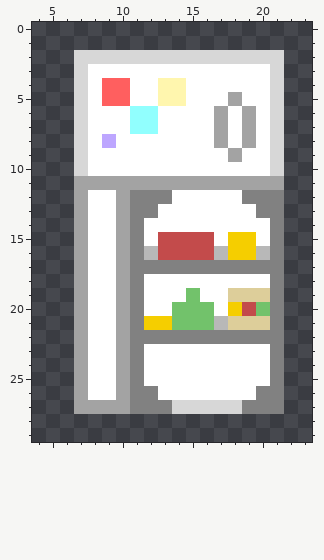
Pixel-art sprite -- Time to Kill/Assets/Sprites/Planet 1/fridge 1.png. Above is the file before it was changed.
The file is 30x30 pixels. Shown: x 4..23, y 0..29.
The same view after the edit:
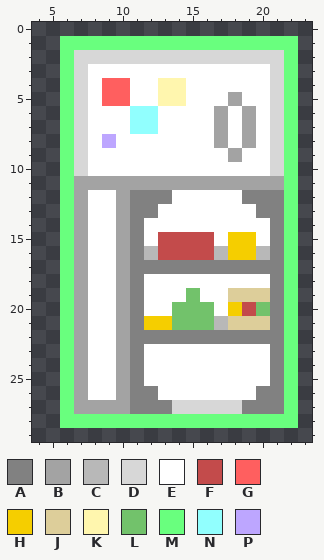
Palette (. is transparent): A #818181  B #a3a3a3  C #b8b8b8  D #d7d7d7  E #ffffff  F #c34b4b  G #ff5f5f  H #f5ce00  J #ddce9a  K #fff6ae  L #72c26b  M #69ff7e  N #91fffe  P #bda6ff
Diff:
y 1: x 6..22 ................. -> MMMMMMMMMMMMMMMMM
y 2..27: x 6 . -> M; x 22 . -> M
y 28: x 6..22 ................. -> MMMMMMMMMMMMMMMMM
Changed places in both pictures, as pixel boxes (x1, y1, x2, y2):
added: (60, 36, 298, 428)
